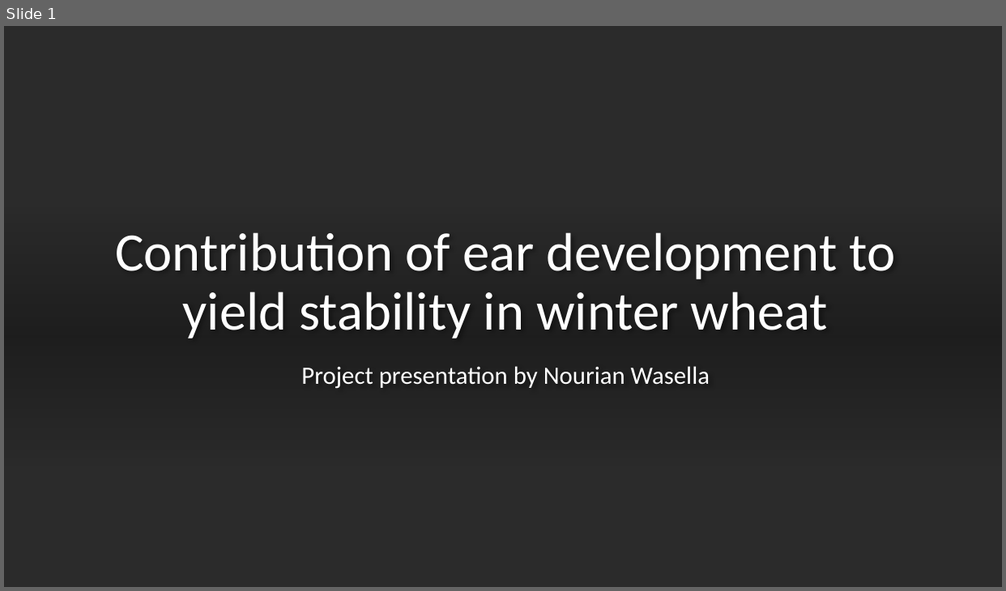
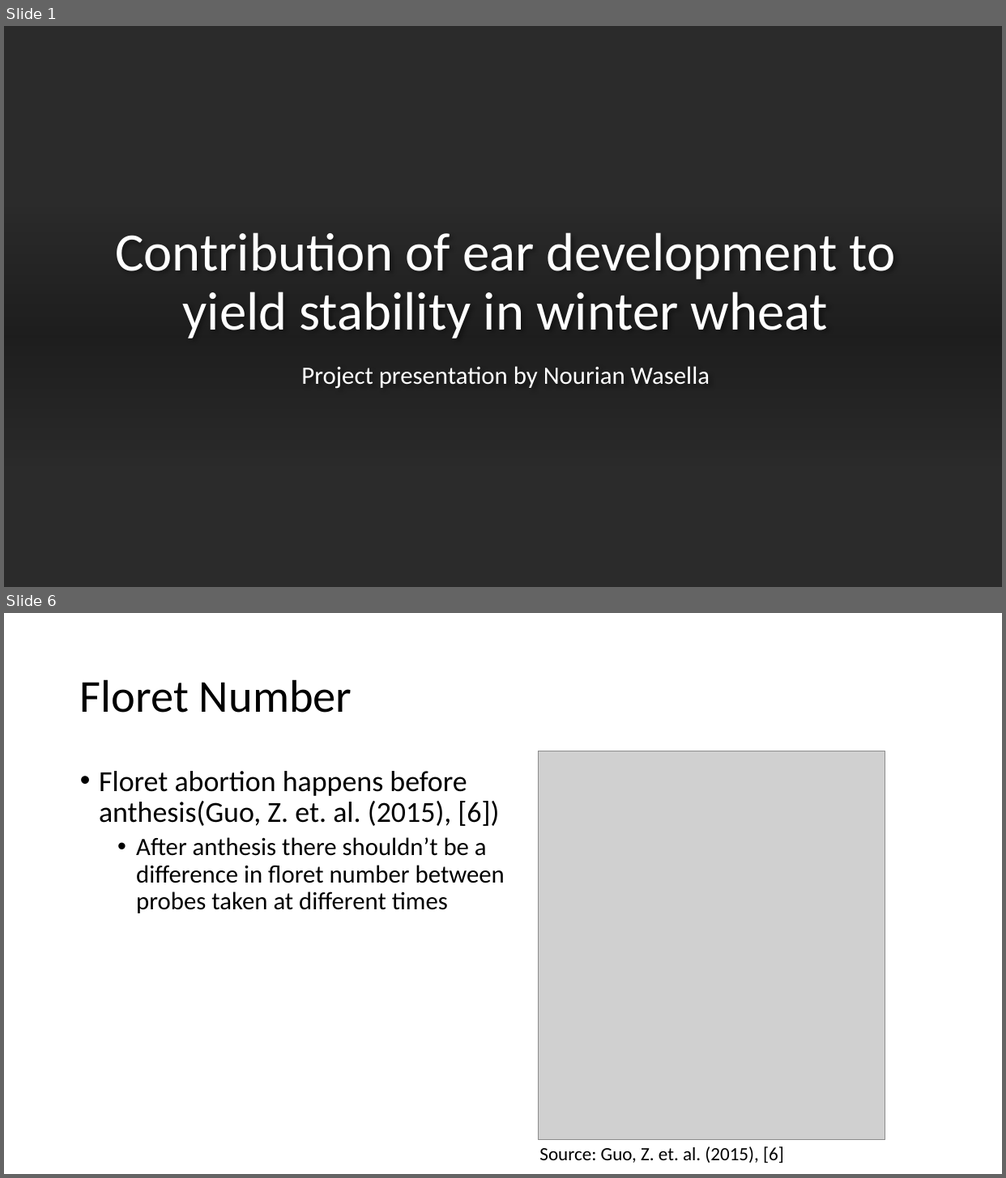
Before and after one commit to WasellaN/Ear_Project_Nouri, a slide deck: Presentation_Nouri.pptx. Shown one above the other, each under a label of ours: slide 1 before the commit, slides 1 and 6 after it; the slides between them are not shown. The pictures are 1006x591 and 1006x1178 pixels, drawn with LibreOffice and Linux fonts; fonts in the diff are those of the drawing; grey boxes stand for pictures; background and template pictures are left out; a plain dark background stands for a picture behind light text. Boxes give left, top, right and bottom in pixels: in the first picture for what was removed or moved away, otherwise in the second. Text is boxed around its words. In the diff, an @@ line names an element or a change of style, - is before the commit and + after.

```diff
--- a/Presentation_Nouri.pptx
+++ b/Presentation_Nouri.pptx
@@ slide 6 added at [4,613,1002,1174], background #FFFFFF @@
@@ title added at [80,679,351,713], 44 pt, text #000000 @@
+Floret Number
@@ picture added at [539,751,885,1140] @@
@@ text added at [99,771,505,914], 24 pt, text #000000 @@
+• Floret abortion happens before anthesis(Guo, Z. et. al. (2015), [6])
+  • After anthesis there shouldn’t be a difference in floret number between probes taken at different times
@@ text added at [539,1147,784,1163], 18 pt, text #000000 @@
+Source: Guo, Z. et. al. (2015), [6]
```
Also in this commit, not shown: 3 slides changed, 14 other slides added, 13 other files.
